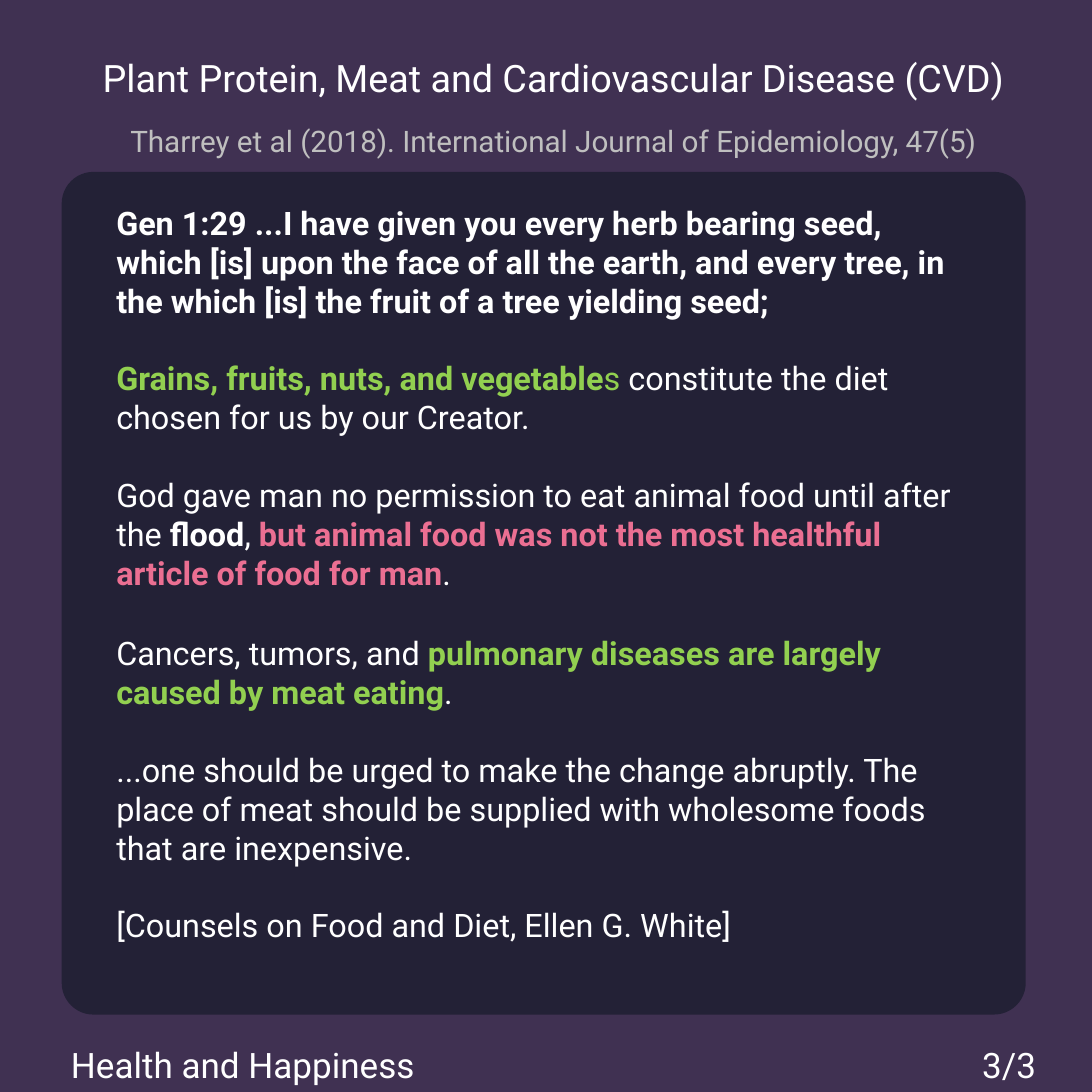
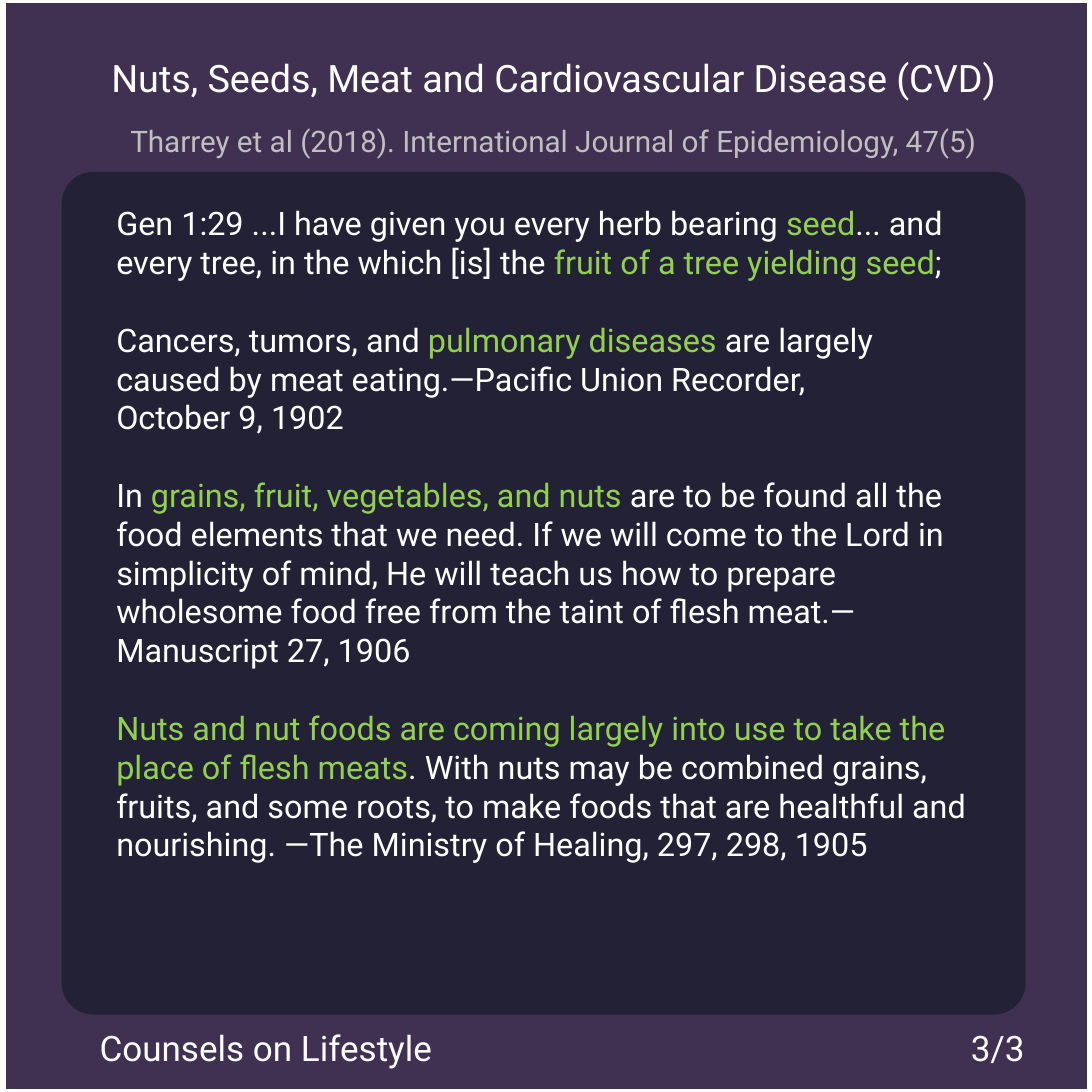
Before and after one commit to msimbao/counselsonlifestyle, a slide deck: slide 3 of posts/3/slides.pptx. Drawn at 1092x1092 pixels with LibreOffice and Linux fonts; fonts in the diff are those of the drawing. Boxes give left, top, right and bottom in pixels: in the first picture for what was removed or moved away, otherwise in the second. Text is boxed around its words. In the diff, an @@ line names an element or a change of style, - is before the commit and + after.

```diff
--- a/posts/3/slides.pptx
+++ b/posts/3/slides.pptx
@@ rectangle added at [3, 0, 1091, 1092], outline #FFFFFF 4.5 pt @@
@@ text at [111, 62, 995, 101]: text changed @@
-Plant Protein, Meat and Cardiovascular Disease (CVD)
+Nuts, Seeds, Meat and Cardiovascular Disease (CVD)
@@ text at [116, 210, 966, 863]: text changed; bold off @@
-Gen 1:29 ...I have given you every herb bearing seed, which [is] upon the face of all the earth, and every tree, in the which [is] the fruit of a tree yielding seed;
-Grains, fruits, nuts, and vegetables constitute the diet chosen for us by our Creator.
-God gave man no permission to eat animal food until after the flood, but animal food was not the most healthful article of food for man.
-Cancers, tumors, and pulmonary diseases are largely caused by meat eating.
-...one should be urged to make the change abruptly. The place of meat should be supplied with wholesome foods that are inexpensive.
-[Counsels on Food and Diet, Ellen G. White]
+Gen 1:29 ...I have given you every herb bearing seed... and every tree, in the which [is] the fruit of a tree yielding seed;
+Cancers, tumors, and pulmonary diseases are largely caused by meat eating.—Pacific Union Recorder,
+October 9, 1902
+In grains, fruit, vegetables, and nuts are to be found all the food elements that we need. If we will come to the Lord in simplicity of mind, He will teach us how to prepare wholesome food free from the taint of flesh meat.—Manuscript 27, 1906
+Nuts and nut foods are coming largely into use to take the place of flesh meats. With nuts may be combined grains, fruits, and some roots, to make foods that are healthful and nourishing. —The Ministry of Healing, 297, 298, 1905
@@ text "3/3": place and size @@
-text "3/3" at [982, 1052, 1036, 1080]
+text "3/3" at [971, 1035, 1025, 1063]
@@ text added at [100, 1034, 432, 1069], 26 pt, text #FFFFFF @@
+Counsels on Lifestyle
@@ text removed at [71, 1051, 414, 1085] @@
-Health and Happiness
```
Also in this commit, not shown: 2 other slides changed, 46 other files.
